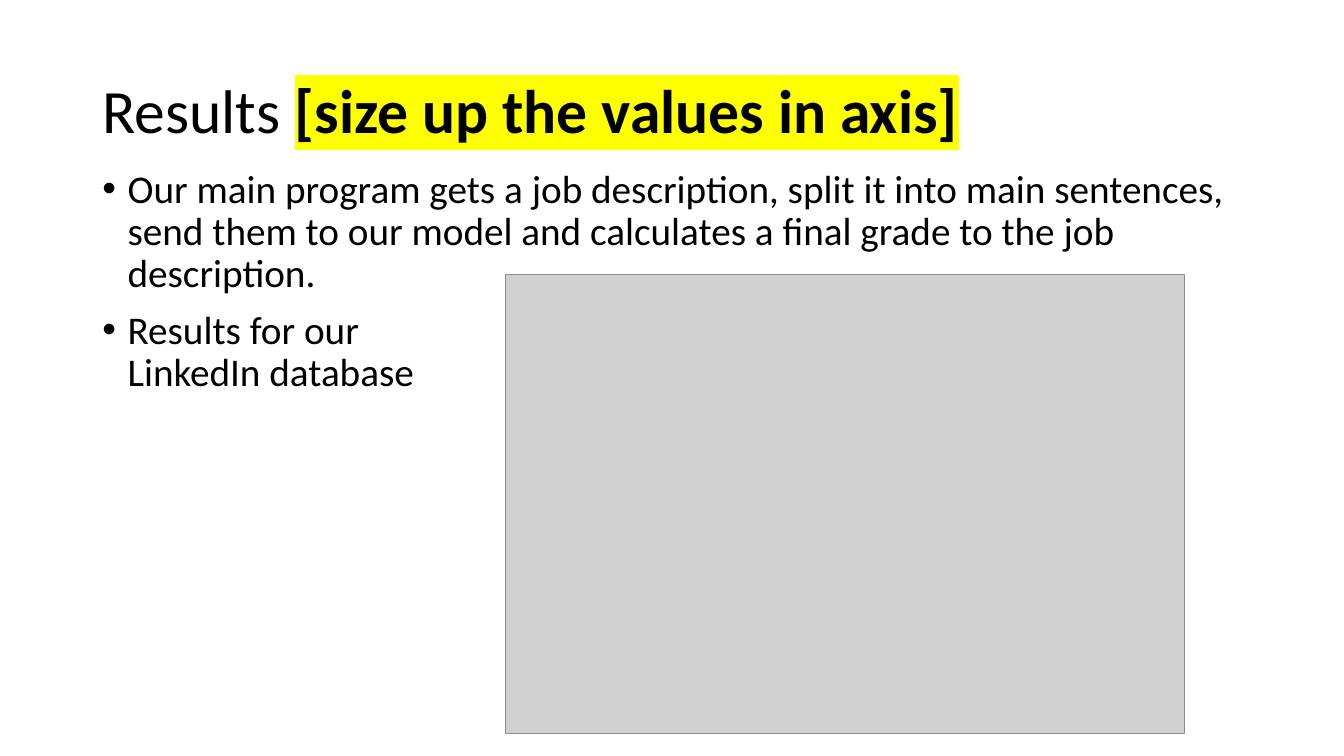
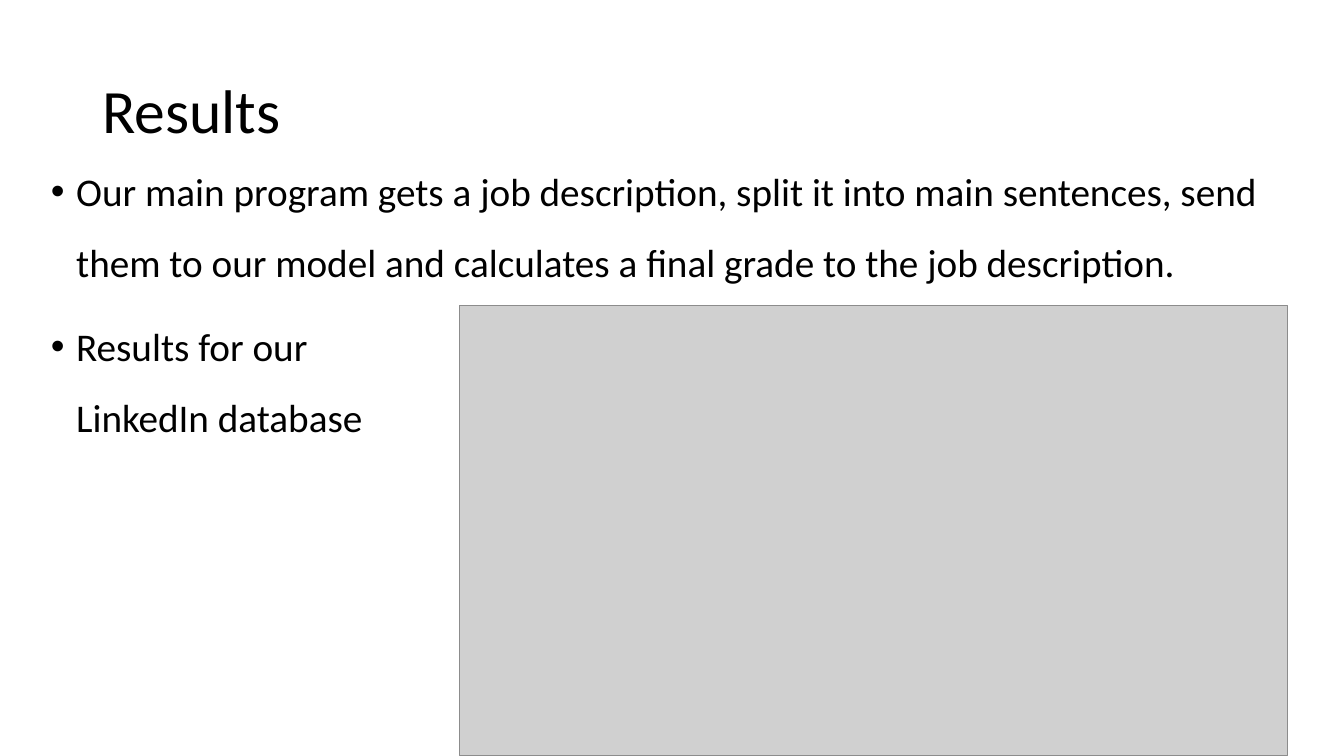
Before and after one commit to lironcohen8/Gender_Bias_in_Job_Descriptions, a slide deck: slide 13 of final presentation/Final presentation Team 5.pptx. Drawn at 1344x756 pixels with LibreOffice and Linux fonts; fonts in the diff are those of the drawing; grey boxes stand for pictures; background and template pictures are left out. Boxes give left, top, right and bottom in pixels: in the first picture for what was removed or moved away, otherwise in the second. Text is boxed around its words. In the diff, an @@ line names an element or a change of style, - is before the commit and + after.

```diff
--- a/final presentation/Final presentation Team 5.pptx
+++ b/final presentation/Final presentation Team 5.pptx
@@ title at [102,90,280,134]: text changed; bold off @@
-Results [size up the values in axis]
+Results
@@ text "Our main program gets a ...": place and size @@
-text "Our main program gets a ..." at [128,175,1223,387]
+text "Our main program gets a ..." at [76,178,1256,433]
@@ text "Our main program gets a ..." at [76,178,1256,433]: line spacing 0.9 to 1.5 @@
@@ picture: place and size @@
-picture at [505,274,1184,733]
+picture at [460,306,1289,756]
```
Also in this commit, not shown: 6 other slides changed, 3 other files.
